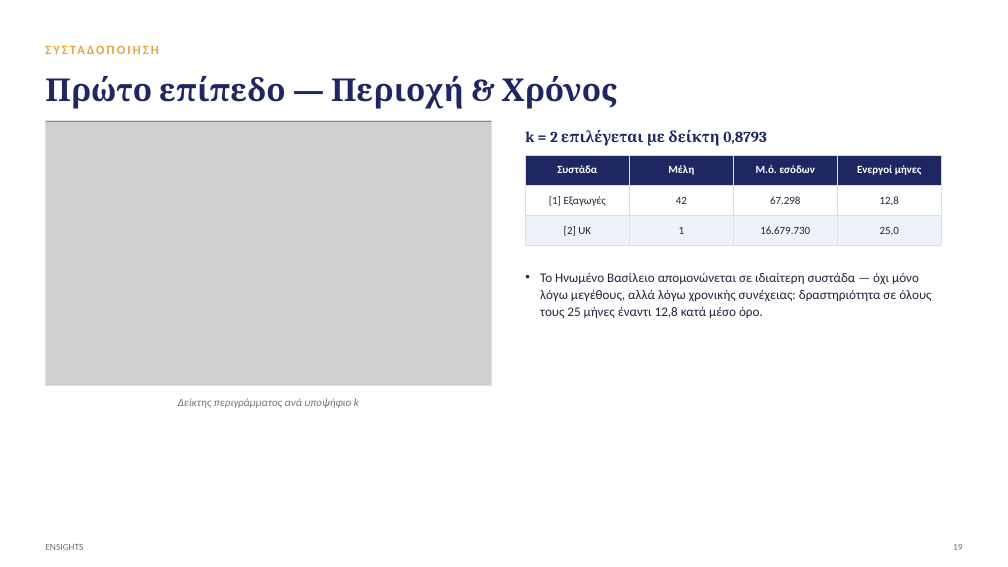
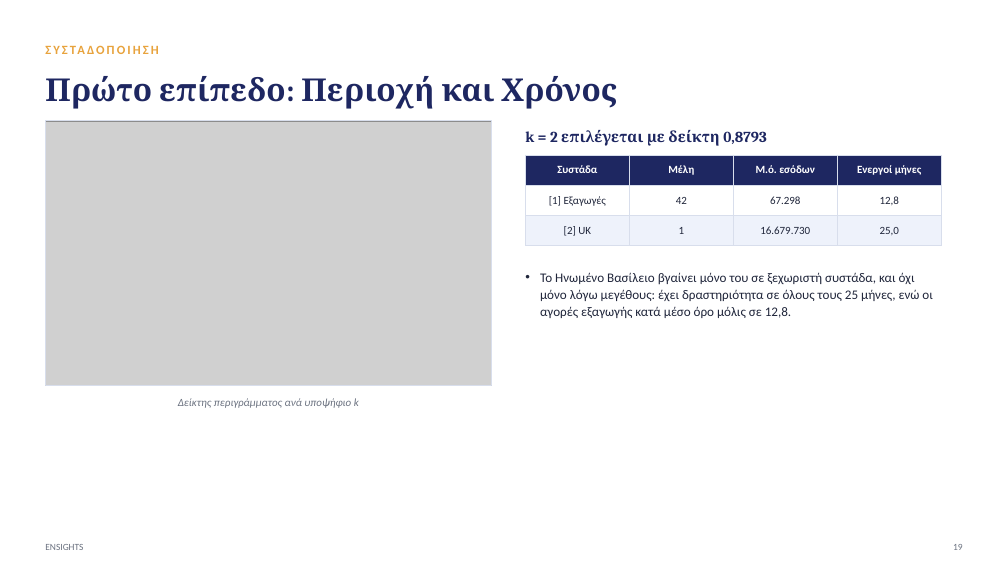
Before and after one commit to xrhstosmour/ensights, a slide deck: slide 20 of ensights-thesis-defense.pptx. Drawn at 1008x567 pixels with LibreOffice and Linux fonts; fonts in the diff are those of the drawing; grey boxes stand for pictures. Boxes give left, top, right and bottom in pixels: in the first picture for what was removed or moved away, otherwise in the second. Text is boxed around its words. In the diff, an @@ line names an element or a change of style, - is before the commit and + after.

```diff
--- a/ensights-thesis-defense.pptx
+++ b/ensights-thesis-defense.pptx
@@ text at (45, 76, 617, 109): text changed @@
-Πρώτο επίπεδο — Περιοχή & Χρόνος
+Πρώτο επίπεδο: Περιοχή και Χρόνος
@@ text at (540, 272, 933, 318): text changed @@
-• Το Ηνωμένο Βασίλειο απομονώνεται σε ιδιαίτερη συστάδα — όχι μόνο λόγω μεγέθους, αλλά λόγω χρονικής συνέχειας: δραστηριότητα σε όλους τους 25 μήνες έναντι 12,8 κατά μέσο όρο.
+• Το Ηνωμένο Βασίλειο βγαίνει μόνο του σε ξεχωριστή συστάδα, και όχι μόνο λόγω μεγέθους: έχει δραστηριότητα σε όλους τους 25 μήνες, ενώ οι αγορές εξαγωγής κατά μέσο όρο μόλις σε 12,8.
```
Also in this commit, not shown: 31 other slides changed.
